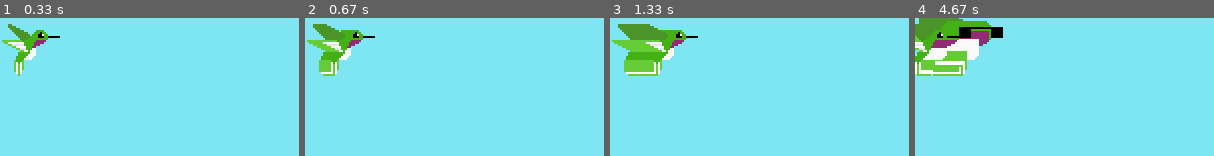
Above: before the commit, frames 1-4 (left to right).
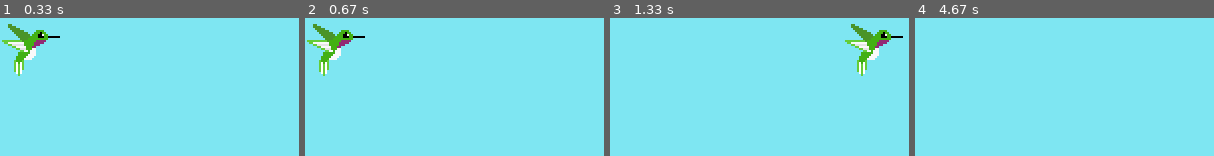
Above: after the commit, the same moments.

Repository: dragaus/hello_pygame
Game: pygame game, started from Keyboard.py
Same seed, same stepped clock (60 frames per second), same inputs: the game is played once before the commit and once after it.
Inputs:
- Up to frame 1 (0.33 s): no input
- Up to frame 2 (0.67 s): hold Space from 0.33 s (still down); hold Right from 0.33 s (still down)
- Up to frame 3 (1.33 s): release Space at 0.8 s; release Right at 0.8 s; hold Right 0.83-1.3 s
- Up to frame 4 (4.67 s): hold Up 1.33-1.63 s; hold Space 2.17-2.7 s; hold Left 2.17-2.7 s; hold Left 2.73-3.27 s; hold Down 3.3-3.6 s; tap Space at 3.63 s; hold Left 3.97-4.37 s

Frame 1 is identical in both runs. In frame 2, 2.4% of the frame differs, in the area x 2-24%, y 4-43%; in frame 3, 8.3%; in frame 4, 9.2%, in the area x 0-30%, y 0-43%.

Commit message:
Add frame rate to movement and clean screen every frame

Diff:
--- a/Keyboard.py
+++ b/Keyboard.py
@@ -21,7 +21,11 @@
 # This variable will hold the position of our sprite
 x, y = (0, 0)
 
+clock = pygame.time.Clock()
+
 while not game_over:
+    dt = clock.tick(60)
+
     for event in pygame.event.get():
         if event.type == pygame.QUIT:
             game_over = True
@@ -31,18 +35,22 @@
 
     # This logical statement will determine what direction we will move our sprite
     if pressed[K_UP]:
-        y -= 0.5
+        y -= 0.5 * dt
     if pressed[K_DOWN]:
-        y += 0.5
+        y += 0.5 * dt
     if pressed[K_LEFT]:
-        x -= 0.5
+        x -= 0.5 * dt
     if pressed[K_RIGHT]:
-        x += 0.5
+        x += 0.5 * dt
+    if pressed[K_SPACE]:
+        x, y = (0, 0)
 
+    screen.fill((126, 230, 242))
     # Renders the sprite
     screen.blit(sprite1, (x, y))
 
     # Refresh the screen to make visible the sprite
     pygame.display.update()
 
+
 pygame.quit()
